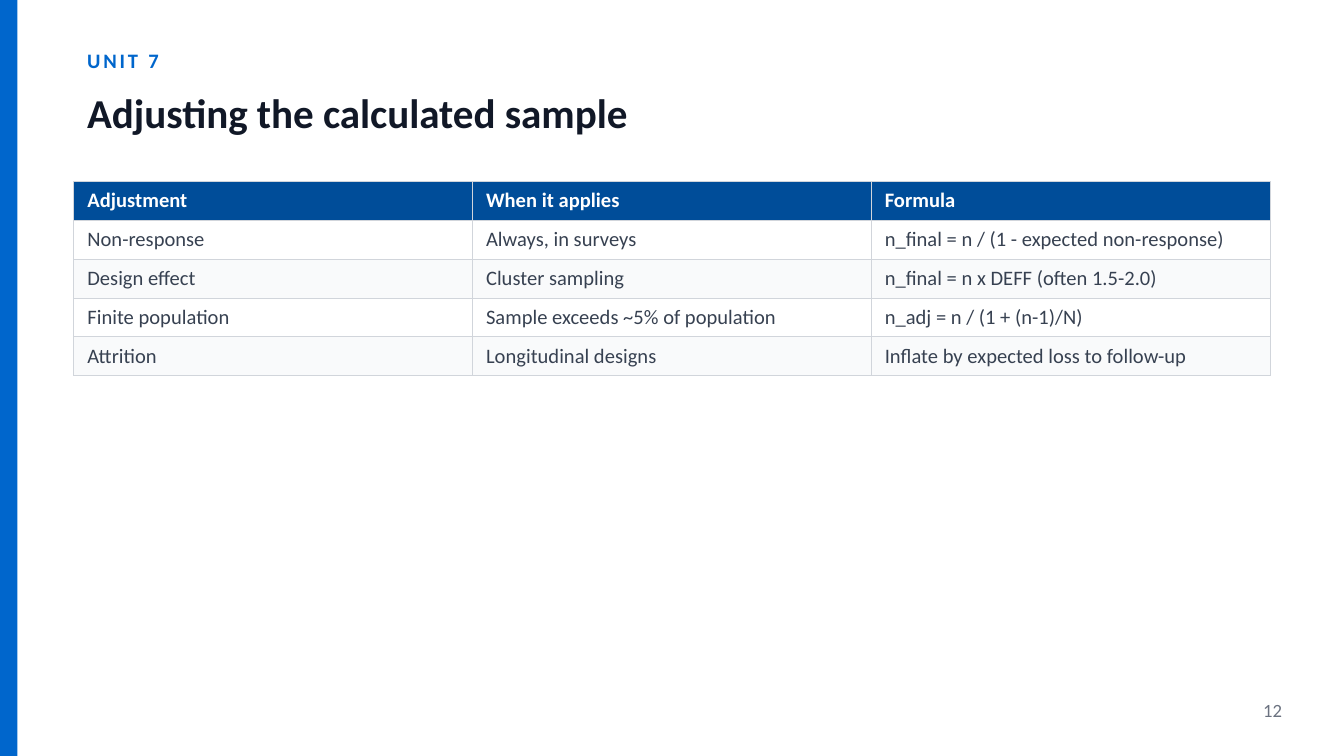
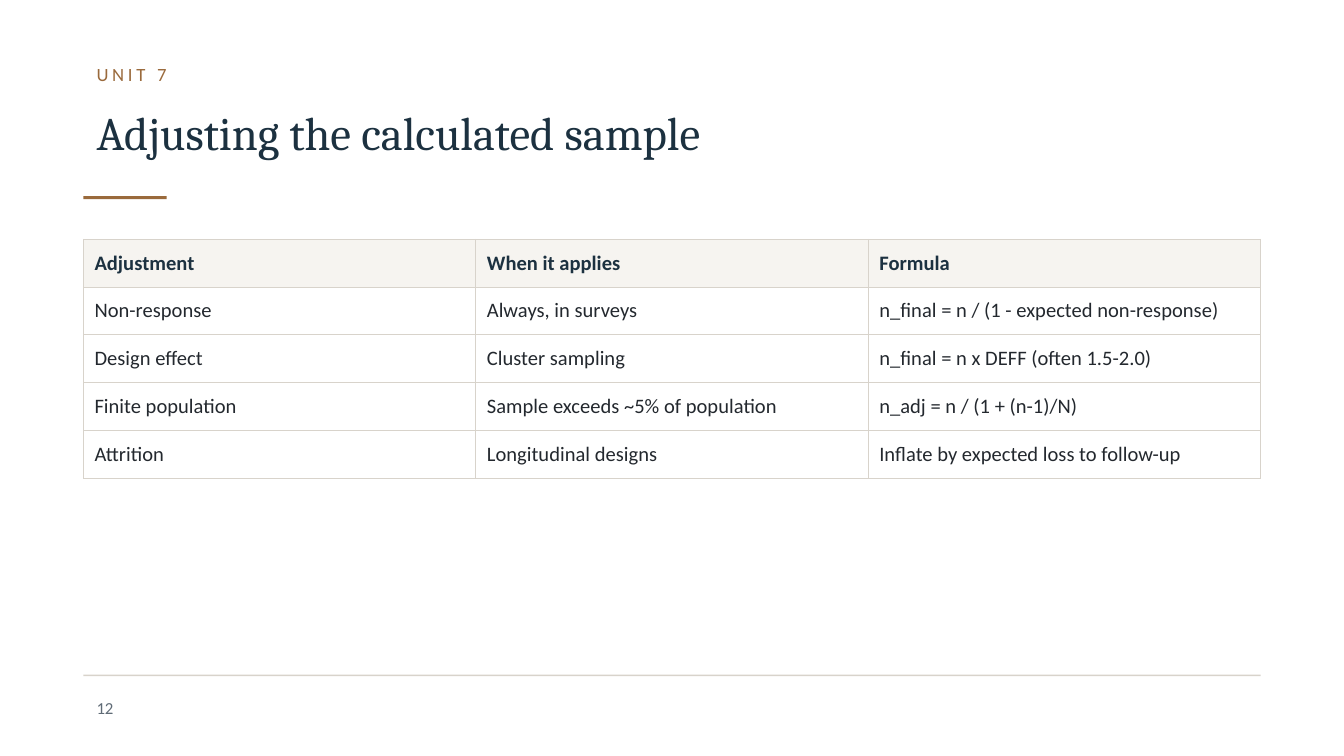
Before and after one commit to JesseAnak7534/ICBB, a slide deck: slide 12 of icbb-website/materials/research-methods/unit-07-slides.pptx. Drawn at 1344x756 pixels with LibreOffice and Linux fonts; fonts in the diff are those of the drawing; background and template pictures are left out. Boxes give left, top, right and bottom in pixels: in the first picture for what was removed or moved away, otherwise in the second. Text is boxed around its words. In the diff, an @@ line names an element or a change of style, - is before the commit and + after.

```diff
--- a/icbb-website/materials/research-methods/unit-07-slides.pptx
+++ b/icbb-website/materials/research-methods/unit-07-slides.pptx
@@ rectangle removed at (0,0,17,756) @@
@@ text "UNIT 7": place and size @@
-text "UNIT 7" at (87,54,158,68)
+text "UNIT 7" at (97,69,166,81)
@@ text "UNIT 7" at (97,69,166,81): size 11 to 10 pt, text colour #0066CC to #9A6A3C, letter spacing 1.5 to 2 pt, bold off @@
@@ text "Adjusting the calculated sample": place and size @@
-text "Adjusting the calculated sample" at (87,99,628,135)
+text "Adjusting the calculated sample" at (97,117,700,160)
@@ text "Adjusting the calculated sample" at (97,117,700,160): size 22 to 25 pt, font Calibri to Cambria, text colour #111827 to #1C3140, bold off @@
@@ rectangle added at (83,196,167,199), fill #9A6A3C @@
@@ table at (83,239,1261,469) @@
@@ fill #004D99 to #F6F4F0 in row 1 @@
@@ fill #F9FAFB to #FFFFFF in 6 cells @@
@@ text colour #FFFFFF to #1C3140 in "Adjustment", "When it applies", "Formula" @@
@@ text colour #374151 to #23282E in "Non-response", "Always, in surveys", "n_final = n / (1 - expected ...", "Design effect" and 8 more places @@
@@ borders changed @@
@@ table: place and size @@
-table at (74,181,1271,371)
+table at (83,239,1261,469)
@@ rectangle added at (83,675,1261,676), fill #D8D3CB @@
@@ page number: place and size @@
-page number at (1263,705,1282,717)
+page number at (97,703,114,714)
@@ page number at (97,703,114,714): size 10 to 9 pt, text colour #6B7280 to #5F6B76 @@
```
Also in this commit, not shown: 17 other slides changed, 49 other files.
